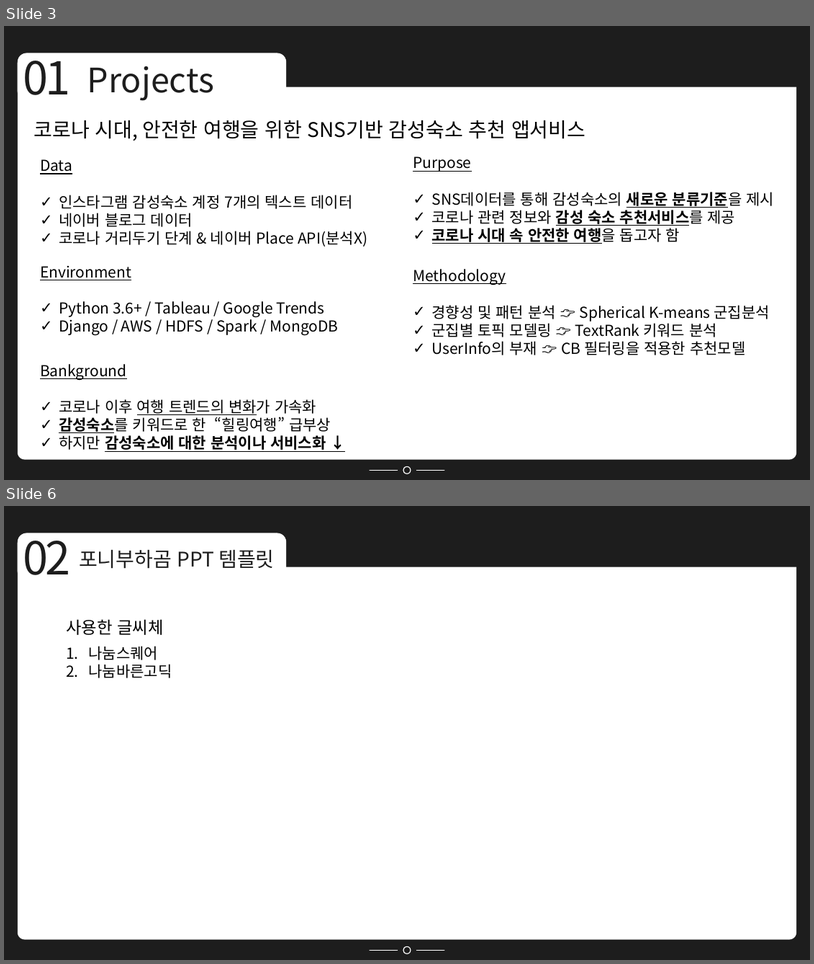
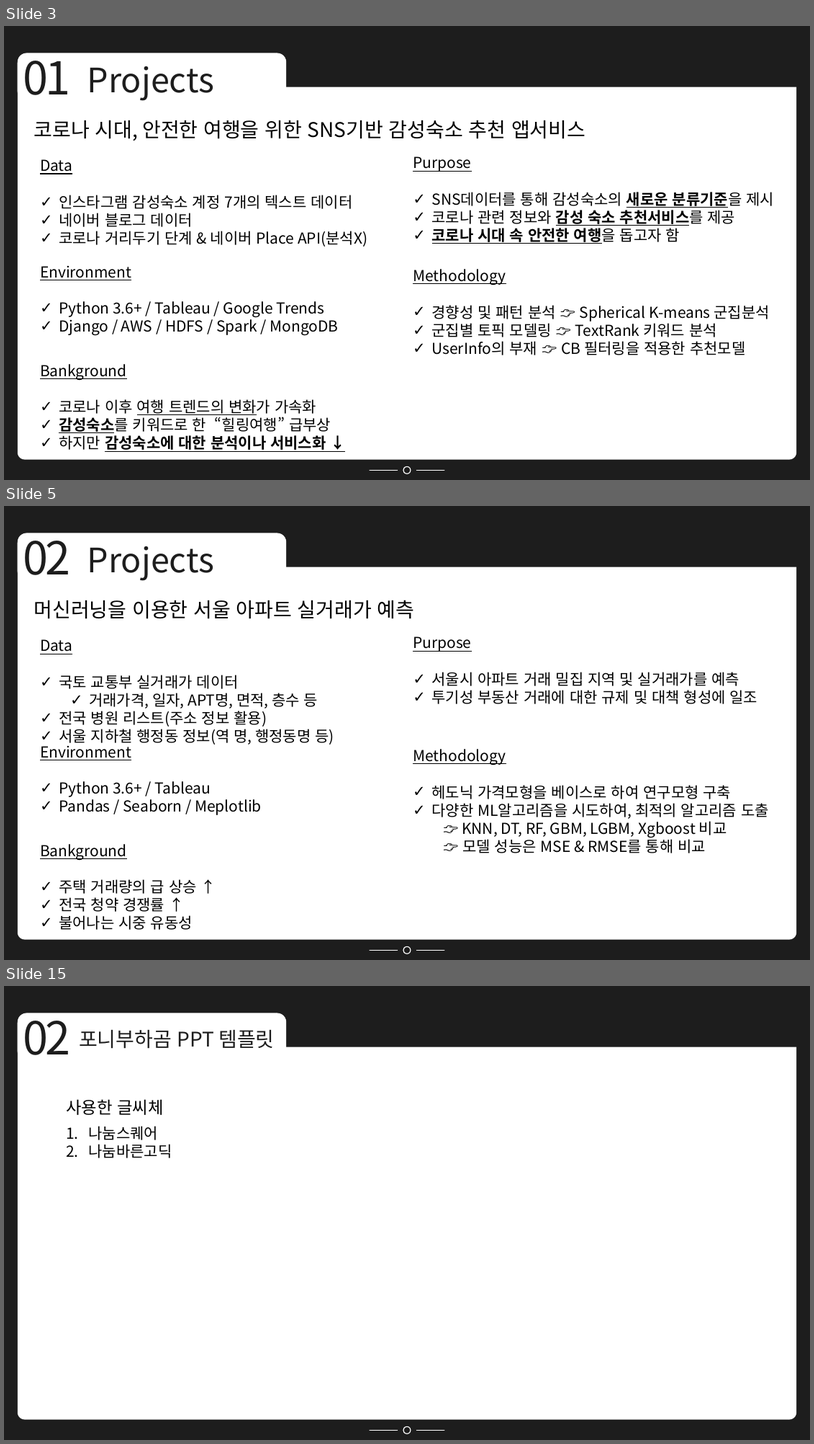
Before and after one commit to Minsung-commit/TIL, a slide deck: 포트폴리오 NEW.pptx. Shown one above the other, each under a label of ours: slides 3 and 6 before the commit, slides 3, 5 and 15 after it; the slides between them are not shown. The pictures are 814x964 and 814x1444 pixels, drawn with LibreOffice and Linux fonts; fonts in the diff are those of the drawing. Boxes give left, top, right and bottom in pixels: in the first picture for what was removed or moved away, otherwise in the second. Text is boxed around its words. In the diff, an @@ line names an element or a change of style, - is before the commit and + after.

```diff
--- a/포트폴리오 NEW.pptx
+++ b/포트폴리오 NEW.pptx
@@ slide 5 added at bbox=[4, 506, 810, 960], background #1D1D1D; not listed: 6 template elements that a slide beside it also shows @@
@@ text added at bbox=[23, 529, 70, 575], 54 pt, text #1D1D1D @@
+02
@@ text added at bbox=[88, 546, 214, 581], 40 pt, text #1D1D1D @@
+Projects
@@ text added at bbox=[34, 600, 415, 619], 24 pt, text #000000 @@
+머신러닝을 이용한 서울 아파트 실거래가 예측
@@ text added at bbox=[40, 639, 334, 744], 18 pt, text #000000 @@
+Data
+✓ 국토 교통부 실거래가 데이터
+  ✓ 거래가격, 일자, APT명, 면적, 층수 등
+✓ 전국 병원 리스트(주소 정보 활용)
+✓ 서울 지하철 행정동 정보(역 명, 행정동명 등)
@@ text added at bbox=[413, 636, 759, 704], 18 pt, text #000000 @@
+Purpose
+✓ 서울시 아파트 거래 밀집 지역 및 실거래가를 예측
+✓ 투기성 부동산 거래에 대한 규제 및 대책 형성에 일조
@@ text added at bbox=[40, 742, 262, 815], 18 pt, text #000000 @@
+Environment
+✓ Python 3.6+ / Tableau
+✓ Pandas / Seaborn / Meplotlib
@@ text added at bbox=[413, 749, 769, 853], 18 pt, text #000000 @@
+Methodology
+✓ 헤도닉 가격모형을 베이스로 하여 연구모형 구축
+✓ 다양한 ML알고리즘을 시도하여, 최적의 알고리즘 도출
+  👉 KNN, DT, RF, GBM, LGBM, Xgboost 비교
+  👉 모델 성능은 MSE & RMSE를 통해 비교
@@ text added at bbox=[40, 844, 197, 929], 18 pt, text #000000 @@
+Bankground
+✓ 주택 거래량의 급 상승 ↑
+✓ 전국 청약 경쟁률 ↑
+✓ 불어나는 시중 유동성
@@ what was slide 6 is now slide 15 @@
```
Also in this commit, not shown: 1 slide changed, 9 other slides added, 1 slide removed.
